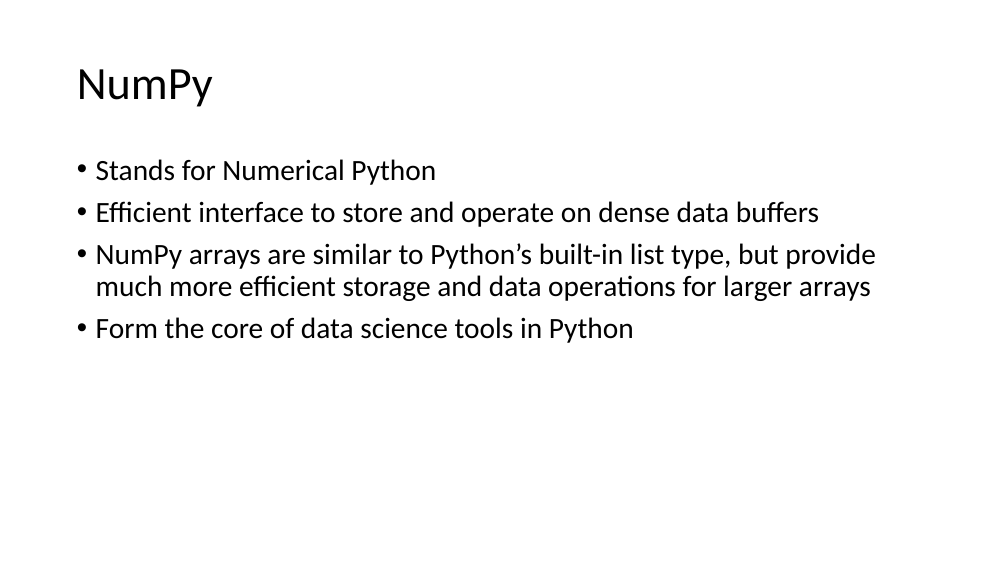
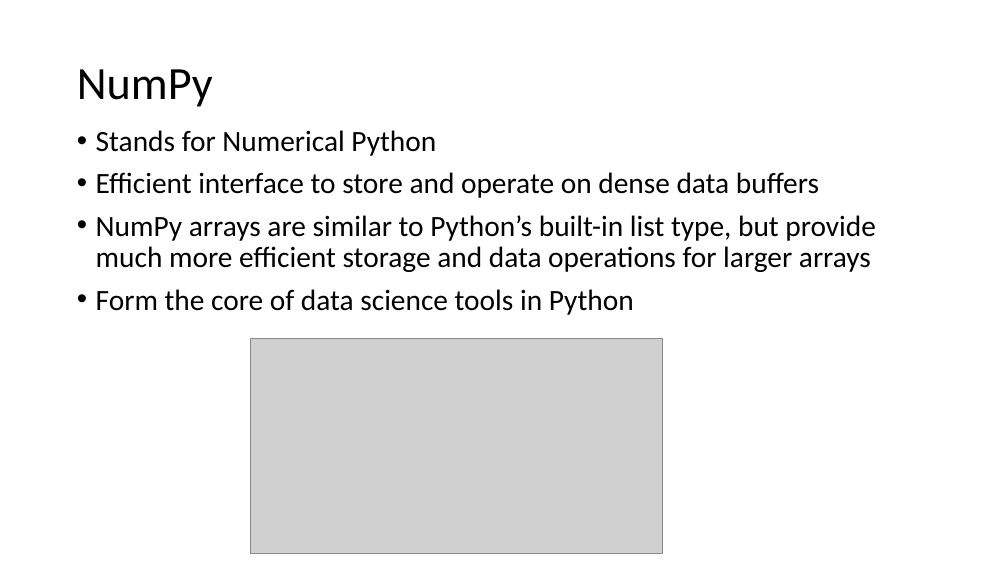
Before and after one commit to ppawar/ppawar.github.io, a slide deck: slide 6 of Spring2020/CSE351-S20/lectures/Python for Data Science - JakeVanderPlas.pptx. Drawn at 1008x567 pixels with LibreOffice and Linux fonts; fonts in the diff are those of the drawing; grey boxes stand for pictures. Boxes give left, top, right and bottom in pixels: in the first picture for what was removed or moved away, otherwise in the second. Text is boxed around its words. In the diff, an @@ line names an element or a change of style, - is before the commit and + after.

Commit message:
updates

```diff
--- a/Spring2020/CSE351-S20/lectures/Python for Data Science - JakeVanderPlas.pptx
+++ b/Spring2020/CSE351-S20/lectures/Python for Data Science - JakeVanderPlas.pptx
@@ text "Stands for Numerical Python": place and size @@
-text "Stands for Numerical Python" at (96,159,876,343)
+text "Stands for Numerical Python" at (96,130,876,315)
@@ picture added at (251,338,663,554) @@
```
Also in this commit, not shown: 4 slides added.
